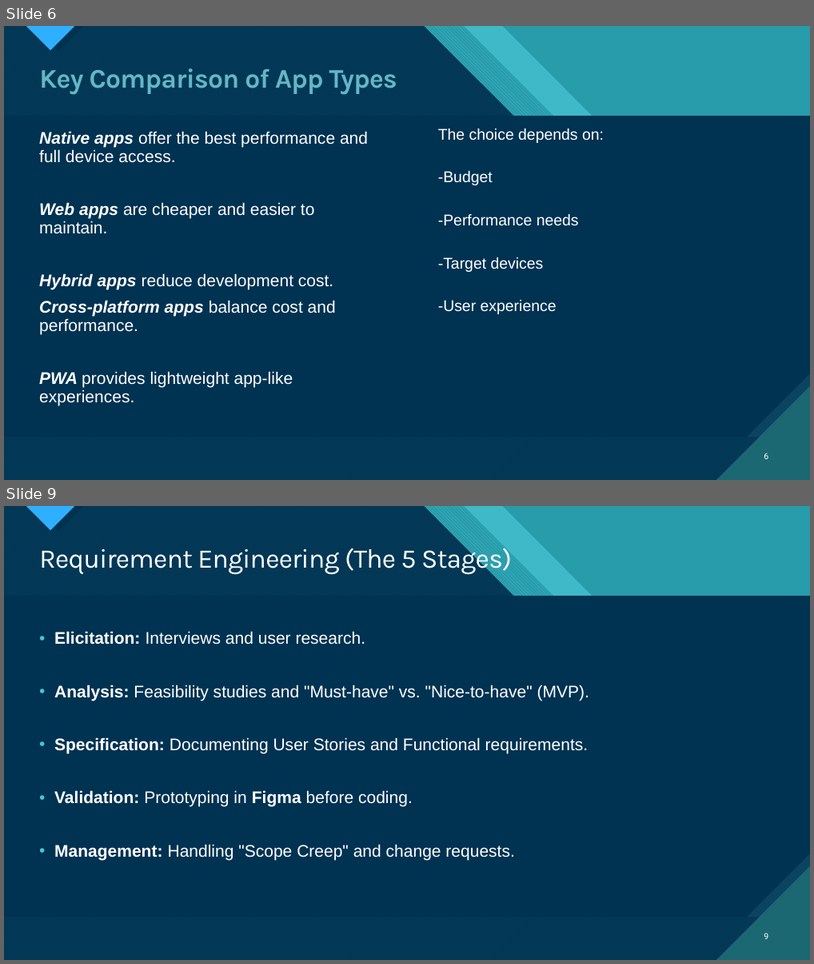
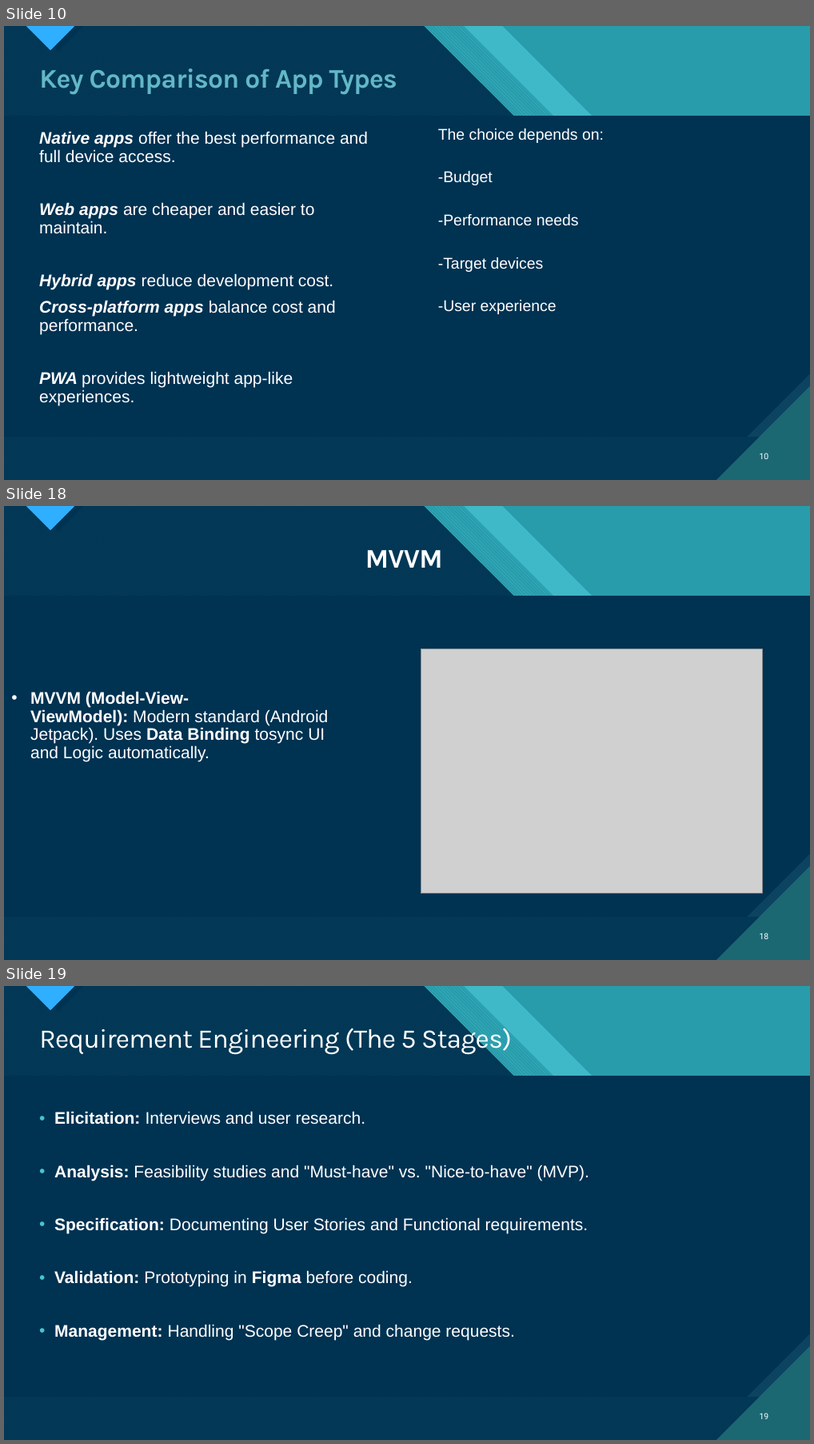
Before and after one commit to kelseafunwi/Group11SchoolWork, a slide deck: Task 1/Task 1 Mobile App Development.pptx. Shown one above the other, each under a label of ours: slides 6 and 9 before the commit, slides 10, 18 and 19 after it; the slides between them are not shown. The pictures are 814x964 and 814x1444 pixels, drawn with LibreOffice and Linux fonts; fonts in the diff are those of the drawing; grey boxes stand for pictures. Boxes give left, top, right and bottom in pixels: in the first picture for what was removed or moved away, otherwise in the second. Text is boxed around its words. In the diff, an @@ line names an element or a change of style, - is before the commit and + after.

```diff
--- a/Task 1/Task 1 Mobile App Development.pptx
+++ b/Task 1/Task 1 Mobile App Development.pptx
@@ slide 18 added at (4,506,810,960), background #47C3D3; not listed: 18 template elements that a slide beside it also shows @@
@@ title added at (366,550,443,568), 32 pt, text #FFFFFF, bold @@
+MVVM
@@ picture added at (421,648,762,893) @@
@@ text added at (30,691,328,761), 20 pt, text #FFFFFF @@
+• MVVM (Model-View-ViewModel): Modern standard (Android Jetpack). Uses Data Binding tosync UI and Logic automatically.
@@ page number added at (760,932,770,939), 10 pt, text #FFFFFF @@
+18
@@ what was slide 6 is now slide 10 @@
@@ page number at (760,452,770,459): text changed @@
-6
+10
@@ what was slide 9 is now slide 19 @@
@@ page number at (760,1412,770,1419): text changed @@
-9
+19
```
Also in this commit, not shown: 5 slides changed, 10 other slides added, 1 slide removed.
